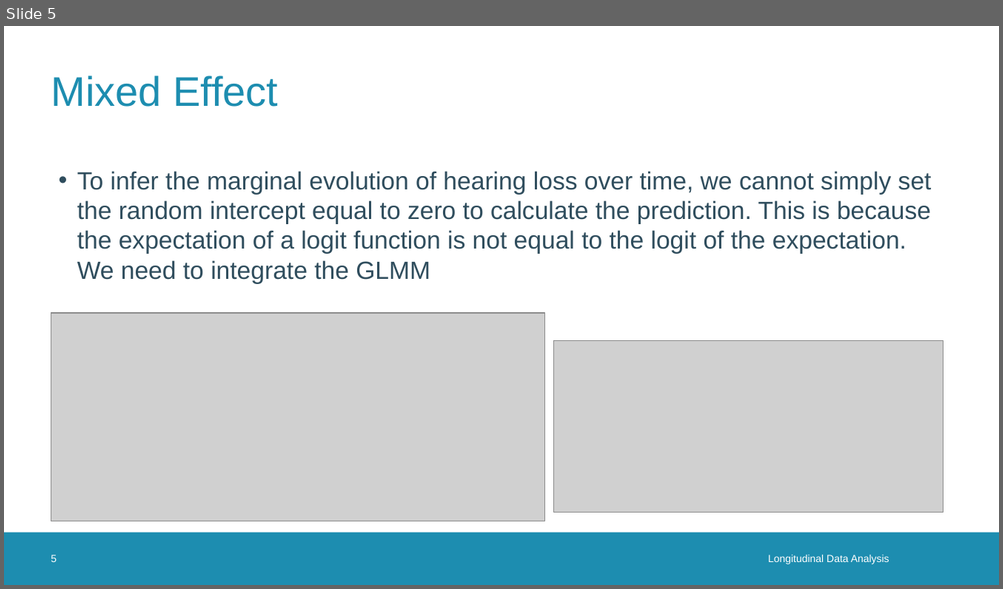
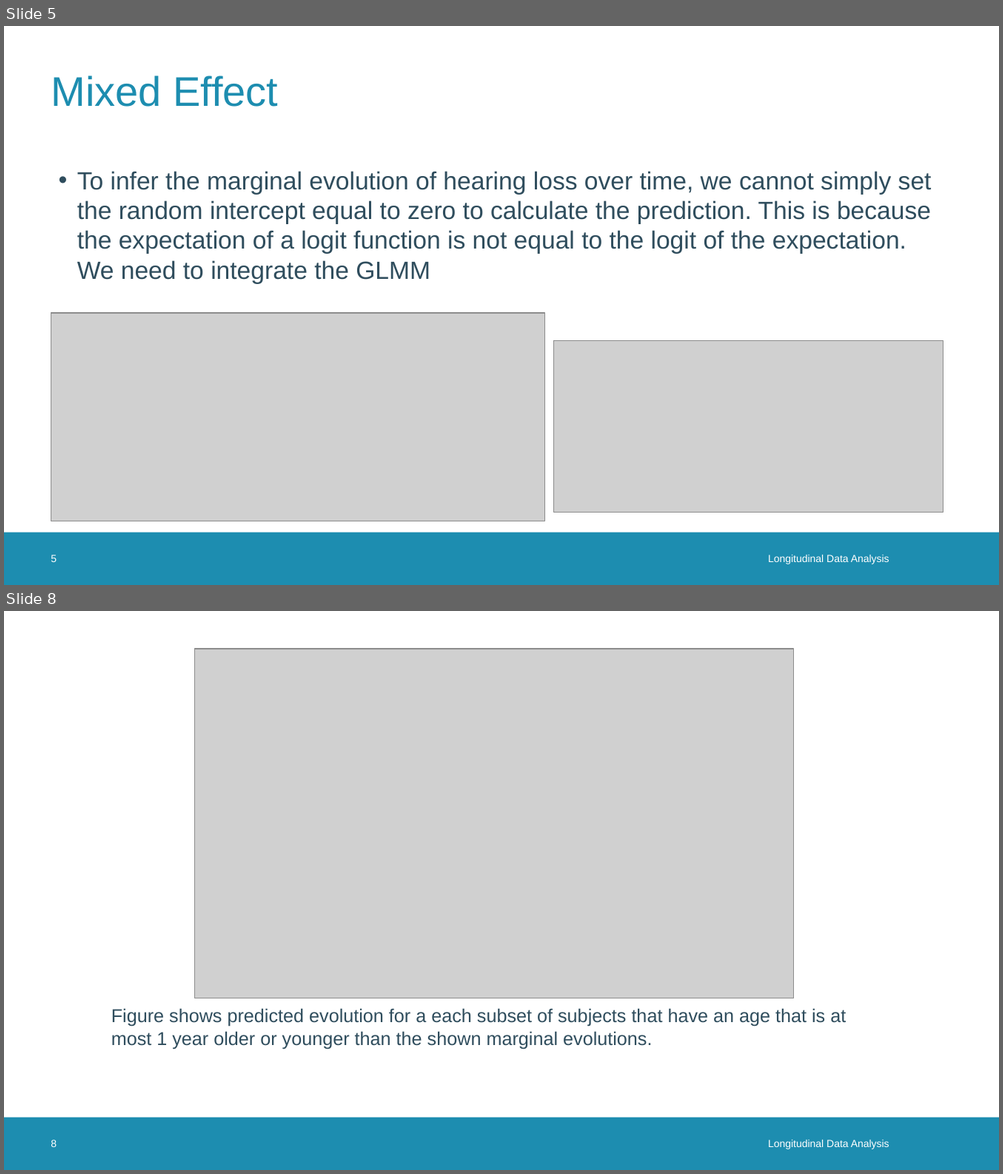
Before and after one commit to raiisac/LDA, a slide deck: Stefan RMD/Longitudinal data analysis presentation.pptx. Shown one above the other, each under a label of ours: slide 5 before the commit, slides 5 and 8 after it; the slides between them are not shown. The pictures are 1003x589 and 1003x1174 pixels, drawn with LibreOffice and Linux fonts; fonts in the diff are those of the drawing; grey boxes stand for pictures; background and template pictures are left out. Boxes give left, top, right and bottom in pixels: in the first picture for what was removed or moved away, otherwise in the second. Text is boxed around its words. In the diff, an @@ line names an element or a change of style, - is before the commit and + after.

```diff
--- a/Stefan RMD/Longitudinal data analysis presentation.pptx
+++ b/Stefan RMD/Longitudinal data analysis presentation.pptx
@@ slide 8 added at bbox=[4, 611, 999, 1170], background #FFFFFF; not listed: 1 template element that a slide beside it also shows @@
@@ picture added at bbox=[195, 649, 794, 999] @@
@@ text added at bbox=[111, 1008, 845, 1049], 18 pt, text #2F4D5D @@
+Figure shows predicted evolution for a each subset of subjects that have an age that is at most 1 year older or younger than the shown marginal evolutions.
@@ page number added at bbox=[51, 1140, 57, 1147], 10 pt, text #FFFFFF @@
+8
@@ text added at bbox=[768, 1140, 889, 1150], 10 pt, text #FFFFFF @@
+Longitudinal Data Analysis
```
Also in this commit, not shown: 3 other slides added, 9 other files.
